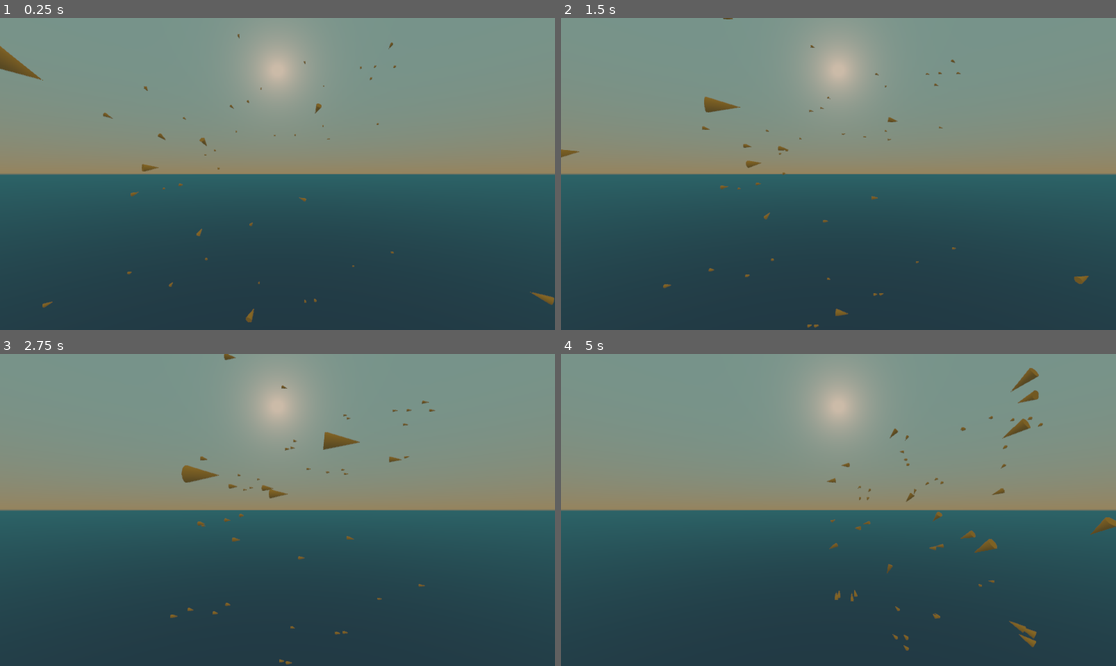
Above: before the commit, frames 1-4 (two rows, left to right).
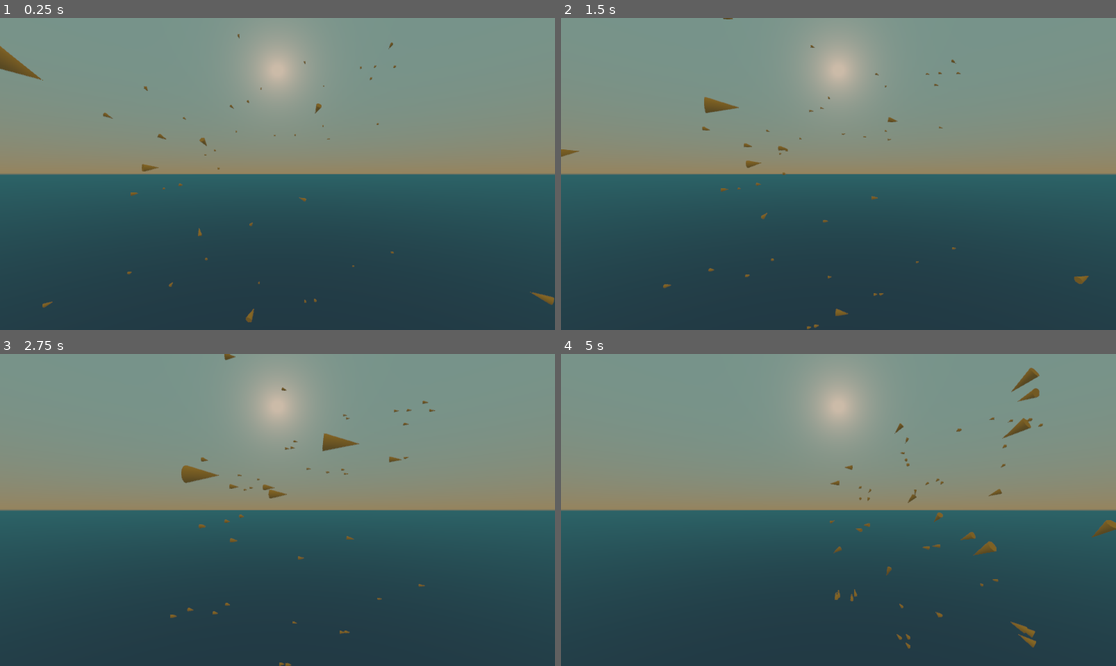
Above: after the commit, the same moments.

Repository: exocetfalling/ExoBoids
Game: Godot game, scene res://scenes/test_scene.tscn
The game is run twice, just before and just after one commit, with the same random seed, the same clock (stepped at 60 frames per second) and the same inputs.
Inputs:
- Up to frame 1 (0.25 s): no input
- Up to frame 2 (1.5 s): hold Right (ui_right) 0.53-1.28 s; hold Down (ui_down) from 1.28 s (still down)
- Up to frame 3 (2.75 s): release Down (ui_down) at 2.03 s; hold Right (ui_right) from 2.03 s (still down)
- Up to frame 4 (5 s): release Right (ui_right) at 2.78 s; hold Up (ui_up) 2.78-3.53 s; hold Left (ui_left) from 3.53 s (still down)

The runs differ from the first frame. In frame 1, less than 0.1% of the frame differs, in the area x 23-37%, y 36-70%; in frame 2, 0.1%; in frame 3, 0.3%; in frame 4, 0.8%, in the area x 47-100%, y 4-96%.

Commit message:
Update test_scene.gd

Diff:
--- a/scripts/test_scene.gd
+++ b/scripts/test_scene.gd
@@ -20,6 +20,9 @@
 		instance.global_translation.y = rand_range(-30, 30)
 		instance.global_translation.z = rand_range(-30, 30)
 
+		# Initial velocity/orientation towards origin
+		instance.linear_velocity = -global_translation.normalized()
+		instance.look_at(Vector3.ZERO, Vector3.UP)
 
 # Called every frame. 'delta' is the elapsed time since the previous frame.
 func _process(delta):
